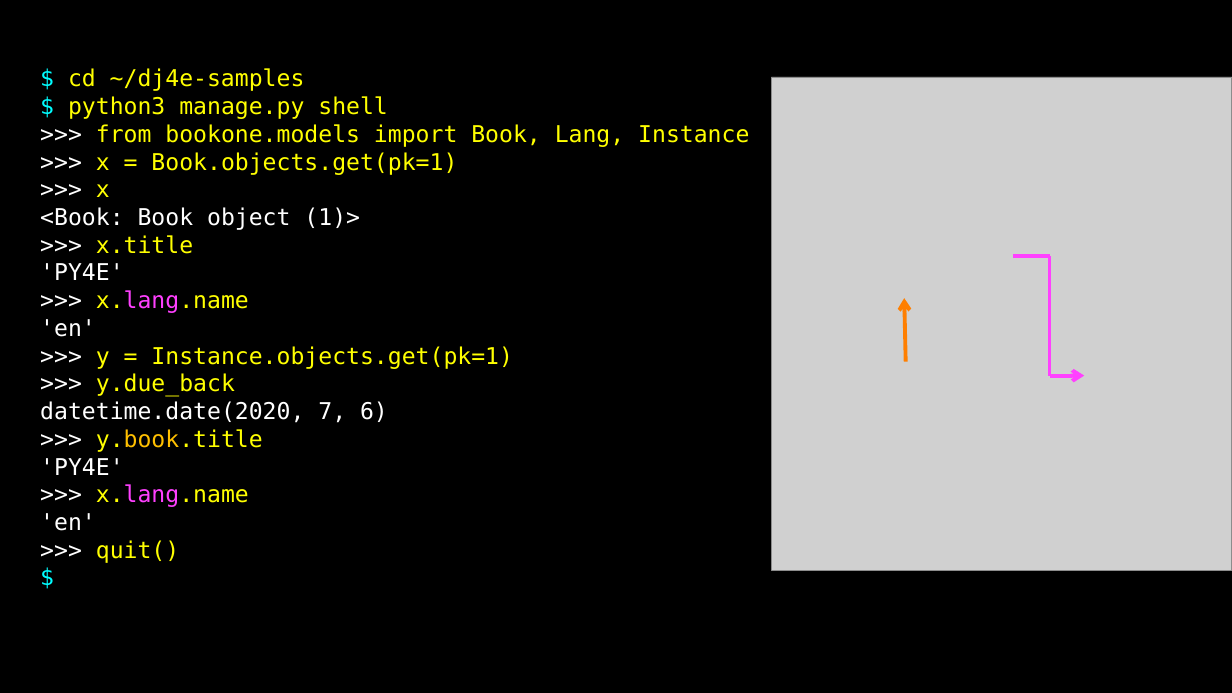
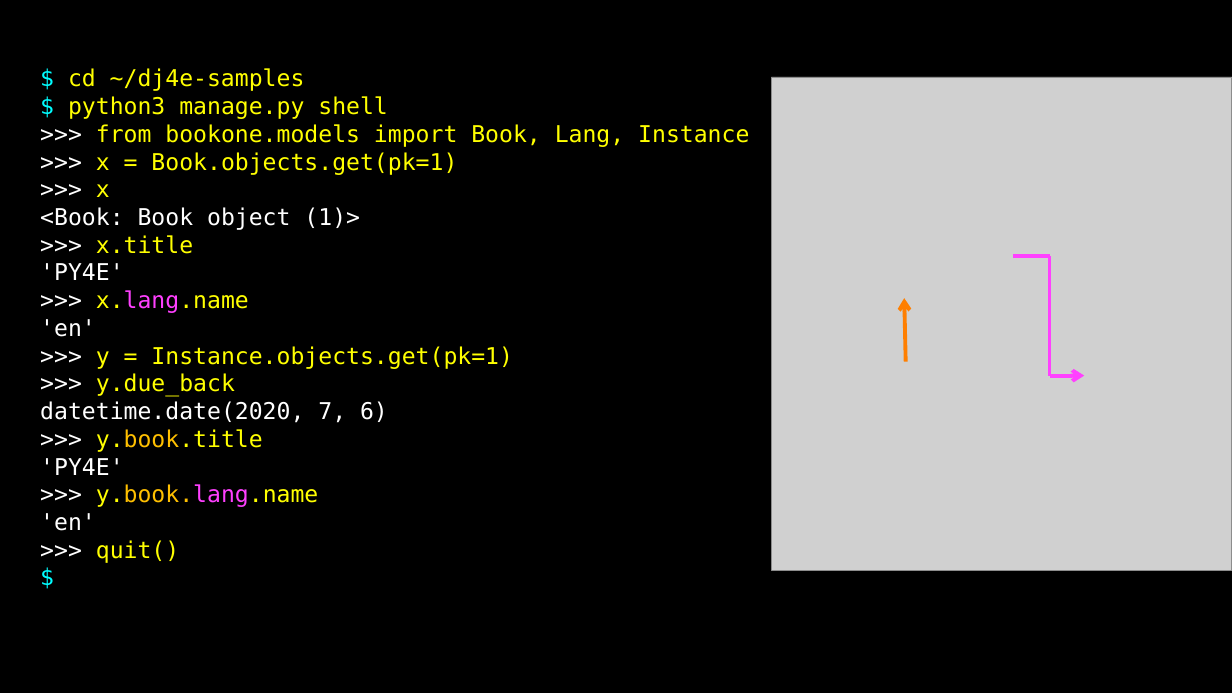
Before and after one commit to csev/dj4e, a slide deck: slide 40 of lectures/DJ-03-One-To-Many.pptx (slide 39 before the commit). Drawn at 1232x693 pixels with LibreOffice and Linux fonts; fonts in the diff are those of the drawing; grey boxes stand for pictures. Boxes give left, top, right and bottom in pixels: in the first picture for what was removed or moved away, otherwise in the second. Text is boxed around its words. In the diff, an @@ line names an element or a change of style, - is before the commit and + after.

Commit message:
Updates

```diff
--- a/lectures/DJ-03-One-To-Many.pptx
+++ b/lectures/DJ-03-One-To-Many.pptx
@@ text at <box>96,484,319,507</box>: text changed @@
->>> x.lang.name
+>>> y.book.lang.name
```
Also in this commit, not shown: 1 other slide changed, 1 slide added.
